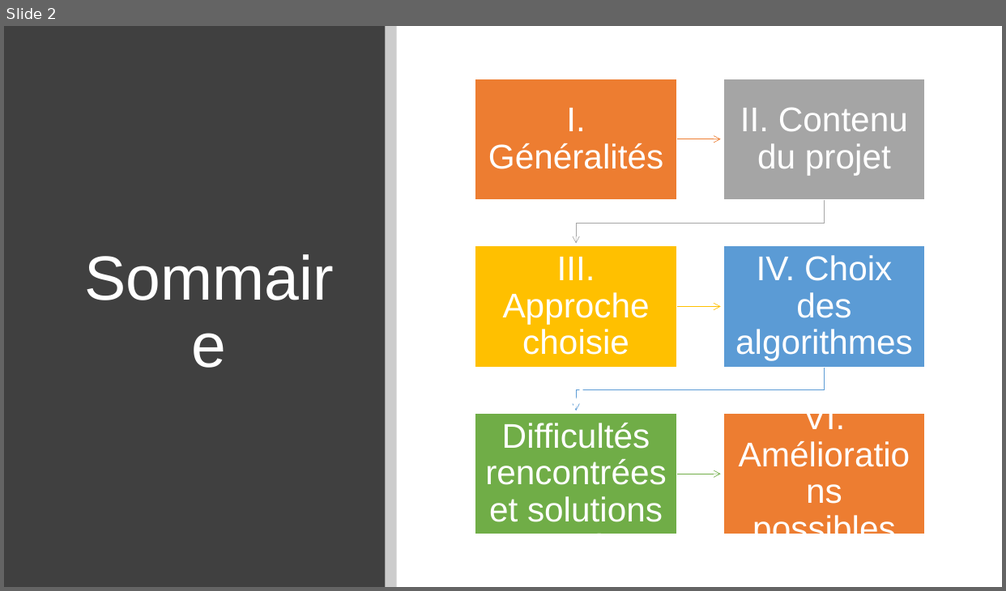
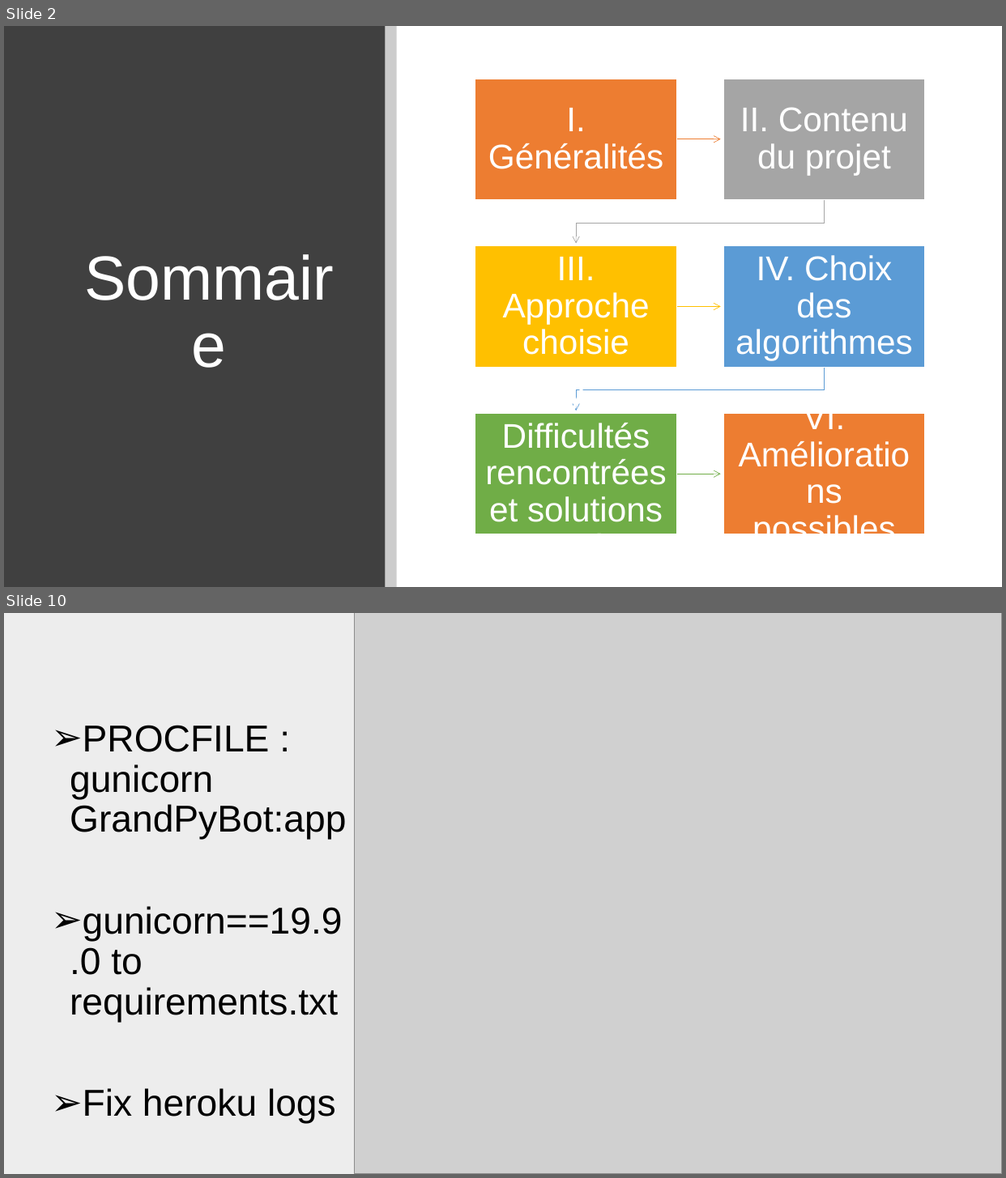
Before and after one commit to Maximedu13/Cr-ez-GrandPy-Bot-le-papy-robot, a slide deck: livrables/presentation_p7.pptx. Shown one above the other, each under a label of ours: slide 2 before the commit, slides 2 and 10 after it; the slides between them are not shown. The pictures are 1006x591 and 1006x1178 pixels, drawn with LibreOffice and Linux fonts; fonts in the diff are those of the drawing; grey boxes stand for pictures. Boxes give left, top, right and bottom in pixels: in the first picture for what was removed or moved away, otherwise in the second. Text is boxed around its words. In the diff, an @@ line names an element or a change of style, - is before the commit and + after.

```diff
--- a/livrables/presentation_p7.pptx
+++ b/livrables/presentation_p7.pptx
@@ slide 10 added at <box>4,613,1002,1174</box>, background #EDEDED @@
@@ picture added at <box>355,613,1002,1174</box> @@
@@ text added at <box>70,725,346,1124</box>, 36 pt, text #000000 @@
+➢ PROCFILE : gunicorn GrandPyBot:app
+➢ gunicorn==19.9.0 to requirements.txt
+➢ Fix heroku logs
```
Also in this commit, not shown: 3 slides changed, 5 other slides added, 10 slides removed, 10 other files.
